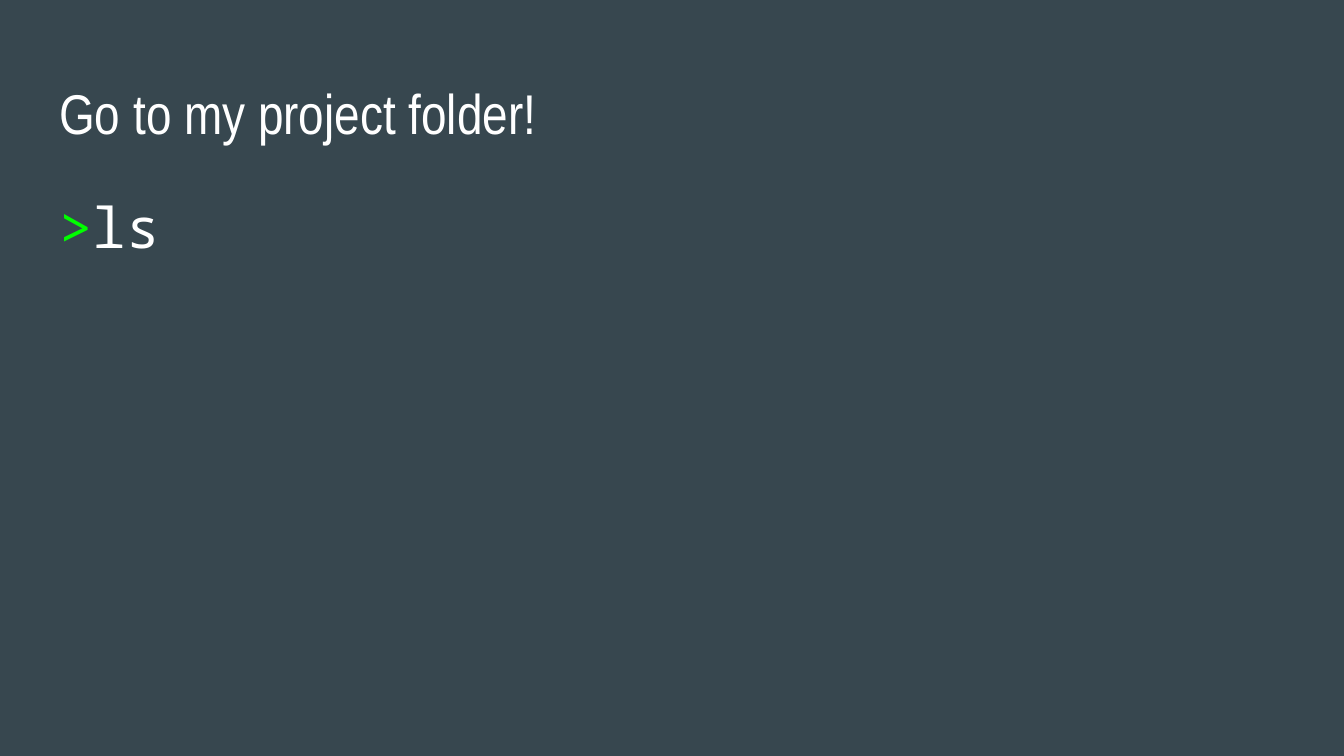
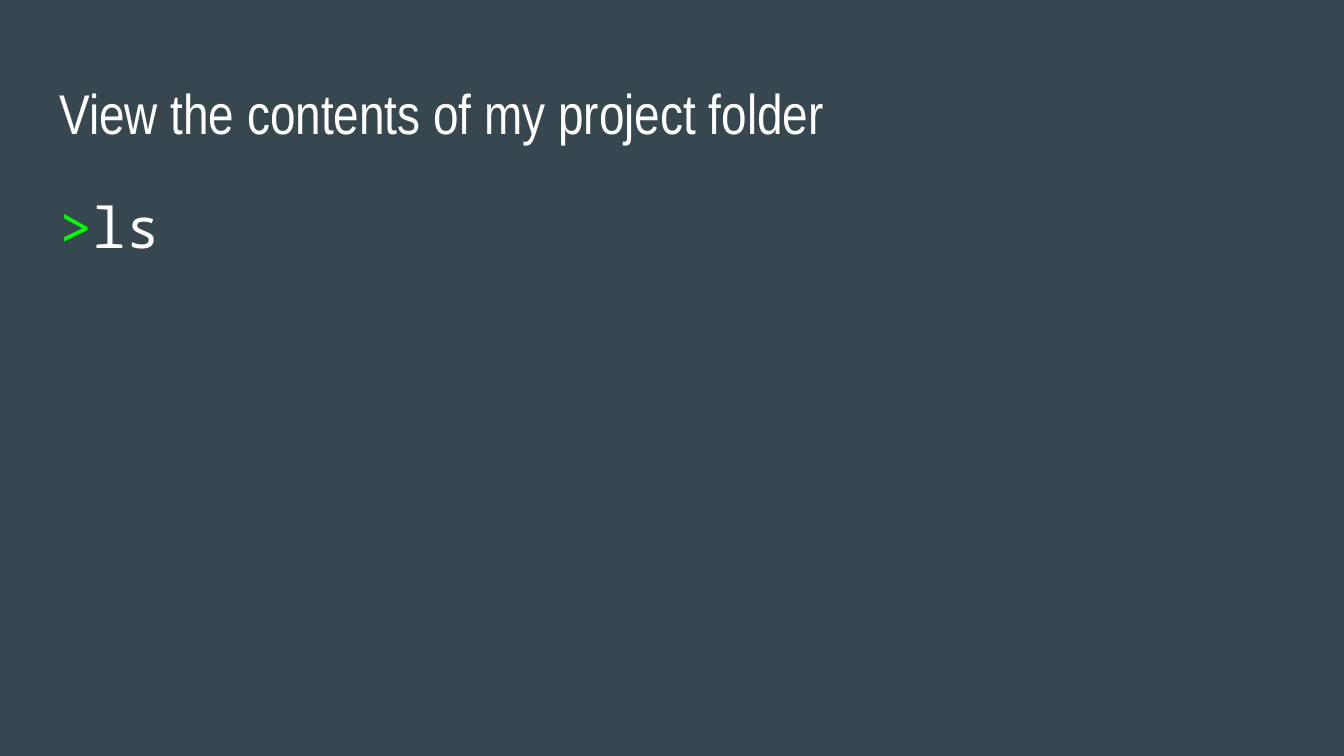
Before and after one commit to katannyak/WorkshopMaterials, a slide deck: slide 16 of git/hwt_study_git_intro.pptx. Drawn at 1344x756 pixels with LibreOffice and Linux fonts; fonts in the diff are those of the drawing. Boxes give left, top, right and bottom in pixels: in the first picture for what was removed or moved away, otherwise in the second. Text is boxed around its words. In the diff, an @@ line names an element or a change of style, - is before the commit and + after.

```diff
--- a/git/hwt_study_git_intro.pptx
+++ b/git/hwt_study_git_intro.pptx
@@ title at (59, 93, 824, 144): text changed @@
-Go to my project folder!
+View the contents of my project folder
```
Also in this commit, not shown: 14 other slides changed, 5 slides added, 1 slide removed, 1 other file.
